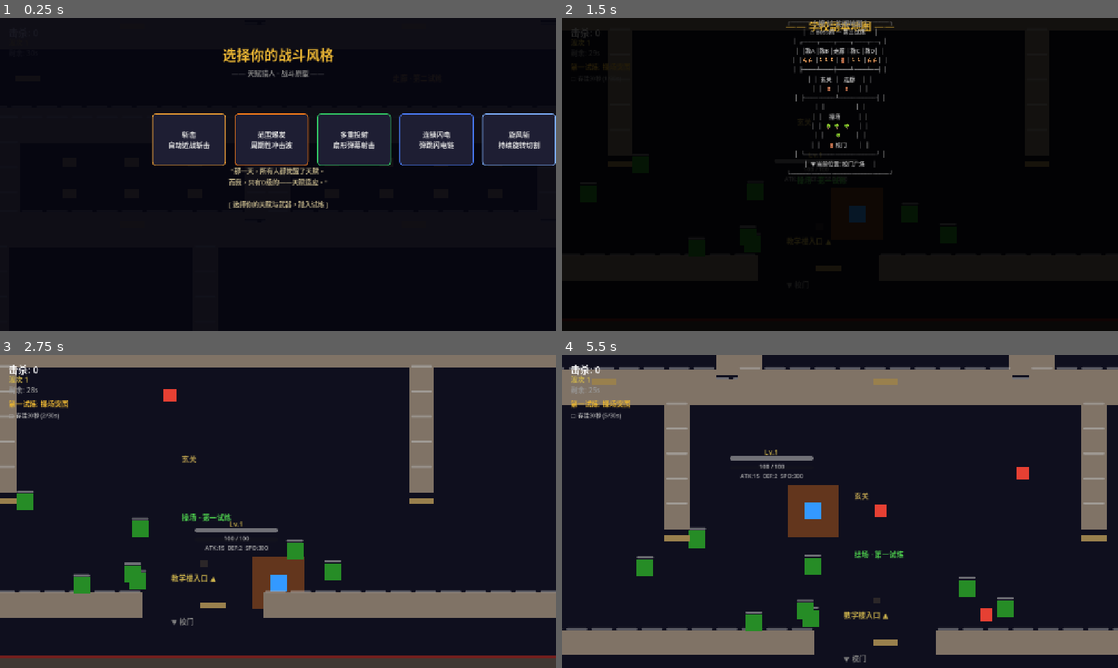
Above: before the commit, frames 1-4 (two rows, left to right).
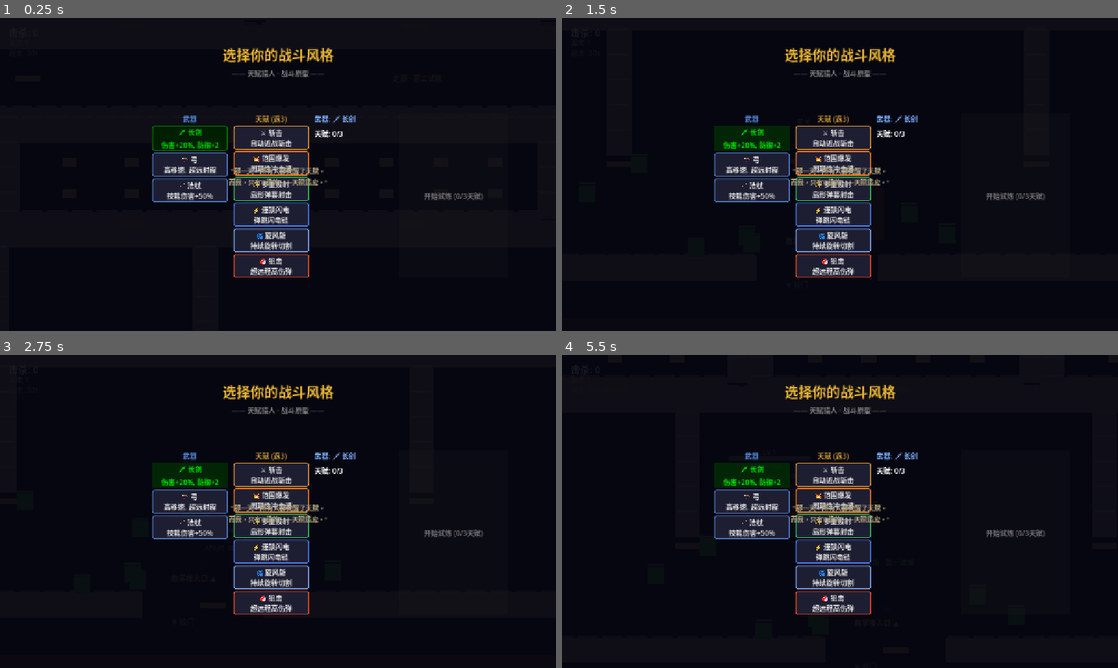
Above: after the commit, the same moments.

Repository: HenruiC/Starforge
Game: Godot game, scene res://scenes/main.tscn
The game is run twice, just before and just after one commit, with the same random seed, the same clock (stepped at 60 frames per second) and the same inputs.
Inputs (mouse positions are in pixels of both pictures, inside the frame that each line leads up to):
- Up to frame 1 (0.25 s): no input
- Up to frame 2 (1.5 s): click (751, 140) at 0.5 s, where only the run before the commit has a clickable "斩击 自动近战斩击"; tap Enter at 1.25 s; hold D (move_right) from 1.28 s (still down); tap M at 1.35 s
- Up to frame 3 (2.75 s): release D (move_right) at 2.03 s; hold S (move_down) from 2.03 s (still down); tap M at 2.1 s
- Up to frame 4 (5.5 s): release S (move_down) at 2.78 s; hold D (move_right) 2.78-3.53 s; tap M every 0.75 s from 2.85 to 5.1 s; hold W (move_up) 3.53-4.28 s; hold A (move_left) from 4.28 s (still down)

The runs differ from the first frame. In frame 1, 16% of the frame differs, in the area x 27-100%, y 30-83%; in frame 2, 12%; in frame 3, 26%; in frame 4, 31%, in the area x 0-100%, y 0-99%.

Commit message:
fix: 全量重写game_manager — 三栏选择界面 + sel_talents正确填充
根因: 编辑器回退代码导致_show_char_select用旧版(无选择逻辑)
→ sel_talents始终为空 → init_skills([]) → 0技能 → 无法攻击

修复: 完整重写文件
- 三栏布局: 武器(左) | 天赋池(中) | 预览(右)
- 点击天赋绿色高亮+右侧实时预览
- 选满3天赋后确认按钮激活
- sel_talents.duplicate()传入避免引用问题

Co-Authored-By: Claude Opus 4.7 <noreply@anthropic.com>

Diff:
--- a/scripts/game_manager.gd
+++ b/scripts/game_manager.gd
@@ -1,26 +1,21 @@
 class_name GameManager
 extends Node2D
 
-# 预加载依赖，确保编译顺序
 const _MissionManagerScript = preload("res://scripts/mission_manager.gd")
 
-# === 生成 ===
 @export var spawn_margin: float = 80.0
 @export var base_spawn_interval: float = 1.5
 @export var enemies_per_spawn: int = 2
 @export var wave_duration: float = 30.0
 @export var elite_interval: int = 3
 
-# === 场景 ===
 var _enemy_scene: PackedScene = preload("res://scenes/enemy.tscn")
 
-# === 节点 ===
 @onready var player: CharacterBody2D = $Player
 @onready var spawn_timer: Timer = $SpawnTimer
 @onready var wave_timer: Timer = $WaveTimer
 @onready var enemies: Node2D = $Enemies
 
-# HUD
 @onready var kill_label: Label = $"../HUDLayer/HUD/KillCount"
 @onready var wave_label: Label = $"../HUDLayer/HUD/WaveLabel"
 @onready var timer_label: Label = $"../HUDLayer/HUD/TimerLabel"
@@ -33,7 +28,6 @@
 @onready var mission_title_label: Label = $"../HUDLayer/HUD/MissionTitle"
 @onready var mission_objectives_label: Label = $"../HUDLayer/HUD/MissionObjectives"
 
-# === 状态 ===
 var _kill_count: int = 0
 var _current_wave: int = 1
 var _wave_elapsed: float = 0.0
@@ -44,7 +38,7 @@
 var _difficulty_scale: float = 1.3
 var _mission_manager: Node = null
 
-# 角色选择状态
+# 选择状态
 var sel_wp: String = "sword"
 var sel_talents: Array = []
 var talent_btns: Dictionary = {}
@@ -56,15 +50,12 @@
 	_screen_size = get_viewport().get_visible_rect().size
 	game_over_panel.visible = false
 	level_up_panel.visible = false
-
 	EventBus.enemy_killed.connect(_on_enemy_killed)
 	EventBus.player_died.connect(_on_player_died)
-
 	if player.has_signal("level_up_available"):
 		player.level_up_available.connect(_on_level_up_available)
 	if player.has_signal("preset_chosen"):
 		player.preset_chosen.connect(_on_game_start)
-
 	_show_char_select()
 
 func _show_char_select() -> void:
@@ -72,105 +63,154 @@
 	_is_paused = true
 	$"../HUDLayer".process_mode = Node.PROCESS_MODE_ALWAYS
 
-	# 小岛: 开场叙事 (动态创建)
 	var narrative := Label.new()
-	narrative.name = "Narrative"
-	narrative.text = "\"那一天，所有人都觉醒了天赋。\n而我，只有D级的——天赋适应。\"\n\n[ 选择你的天赋与武器，踏入试炼 ]"
+	narrative.text = "\"那一天，所有人都觉醒了天赋。\n而我，只有D级的——天赋适应。\""
 	narrative.horizontal_alignment = HORIZONTAL_ALIGNMENT_CENTER
 	narrative.add_theme_font_size_override("font_size", 15)
 	narrative.add_theme_color_override("font_color", Color(0.7, 0.65, 0.5, 1.0))
 	narrative.anchor_left = 0.5; narrative.anchor_right = 0.5
 	narrative.offset_left = -300; narrative.offset_top = 340
-	narrative.offset_right = 300; narrative.offset_bottom = 440
+	narrative.offset_right = 300; narrative.offset_bottom = 380
 	$"../HUDLayer/CharSelect".add_child(narrative)
 
 	for child in char_select_buttons.get_children():
 		child.queue_free()
 
-	var talent_pool := SkillManager.TALENT_POOL
-	for key in talent_pool:
-		var data: Dictionary = talent_pool[key]
-		var btn := Button.new()
-		btn.text = "%s\n%s" % [data["name"], data["desc"]]
-		btn.custom_minimum_size = Vector2(170, 100)
-		var c: Color = data["color"]
-		btn.pressed.connect(func(): _try_start_fix(key))
-
-		var s := _make_button_style(c)
-		btn.add_theme_stylebox_override("normal", s)
-		var h := s.duplicate() as StyleBoxFlat
-		h.bg_color = c.darkened(0.3)
-		h.border_color = c.lightened(0.3)
-		btn.add_theme_stylebox_override("hover", h)
-		char_select_buttons.add_child(btn)
-
-func _make_button_style(c: Color) -> StyleBoxFlat:
+	sel_wp = "sword"
+	sel_talents.clear()
+	talent_btns.clear()
+
+	var root := HBoxContainer.new()
+	root.add_theme_constant_override("separation", 12)
+	root.alignment = BoxContainer.ALIGNMENT_CENTER
+	char_select_buttons.add_child(root)
+
+	# 左: 武器
+	var wp_vbox := _mk_zone("武器", Color(0.3, 0.5, 0.8, 1.0))
+	root.add_child(wp_vbox)
+	for key in SkillManager.WEAPON_POOL:
+		var d: Dictionary = SkillManager.WEAPON_POOL[key]
+		var b := _mk_btn(d["icon"] + " " + d["name"], d["desc"], Color(0.3, 0.5, 0.8, 1.0))
+		b.pressed.connect(func(): sel_wp = key; _refresh_preview())
+		wp_vbox.add_child(b)
+		if key == "sword": b.modulate = Color.GREEN
+
+	# 中: 天赋池
+	var tp_vbox := _mk_zone("天赋 (选3)", Color(0.8, 0.6, 0.2, 1.0))
+	root.add_child(tp_vbox)
+	for key in SkillManager.TALENT_POOL:
+		var d: Dictionary = SkillManager.TALENT_POOL[key]
+		var b := _mk_btn(d["icon"] + " " + d["name"], d["desc"], d["color"])
+		b.pressed.connect(func(): _toggle_talent(key, b))
+		talent_btns[key] = b
+		tp_vbox.add_child(b)
+
+	# 右: 预览
+	preview_vbox = _mk_zone("已选", Color(0.3, 0.8, 0.3, 1.0))
+	root.add_child(preview_vbox)
+
+	confirm_btn = Button.new()
+	confirm_btn.text = "开始试炼 (需选3天赋)"
+	confirm_btn.custom_minimum_size = Vector2(250, 45)
+	confirm_btn.pressed.connect(_try_start)
+	char_select_buttons.add_child(confirm_btn)
+	_refresh_preview()
+
+func _mk_zone(title: String, color: Color) -> VBoxContainer:
+	var vb := VBoxContainer.new()
+	vb.add_theme_constant_override("separation", 4)
+	vb.custom_minimum_size = Vector2(175, 0)
+	var l := Label.new(); l.text = title
+	l.add_theme_color_override("font_color", color)
+	l.horizontal_alignment = HORIZONTAL_ALIGNMENT_CENTER
+	vb.add_child(l)
+	return vb
+
+func _mk_btn(title: String, desc: String, color: Color) -> Button:
+	var b := Button.new()
+	b.text = "%s\n%s" % [title, desc]
+	b.custom_minimum_size = Vector2(170, 55)
+	var s := _mk_style(color); b.add_theme_stylebox_override("normal", s)
+	return b
+
+func _mk_style(c: Color) -> StyleBoxFlat:
 	var s := StyleBoxFlat.new()
 	s.bg_color = Color(0.12, 0.12, 0.2, 1.0)
 	s.border_width_left = 2; s.border_width_right = 2
 	s.border_width_top = 2; s.border_width_bottom = 2
 	s.border_color = c
-	s.corner_radius_top_left = 8; s.corner_radius_top_right = 8
-	s.corner_radius_bottom_left = 8; s.corner_radius_bottom_right = 8
+	s.corner_radius_top_left = 6; s.corner_radius_top_right = 6
+	s.corner_radius_bottom_left = 6; s.corner_radius_bottom_right = 6
 	return s
 
-func _try_start_fix(_k: String) -> void:
-	# 临时: 选3个相同的天赋+默认武器
+func _toggle_talent(key: String, btn: Button) -> void:
+	if key in sel_talents:
+		sel_talents.erase(key); btn.modulate = Color.WHITE
+	else:
+		if sel_talents.size() >= 3: return
+		sel_talents.append(key); btn.modulate = Color.GREEN
+	_refresh_preview()
+
+func _refresh_preview() -> void:
+	if preview_vbox == null: return
+	for child in preview_vbox.get_children():
+		if child is Label and child.text != "": child.queue_free()
+	var wp: Dictionary = SkillManager.WEAPON_POOL[sel_wp]
+	var wl := Label.new(); wl.text = "武器: %s %s" % [wp["icon"], wp["name"]]
+	wl.add_theme_color_override("font_color", Color(0.5, 0.7, 1.0, 1.0))
+	preview_vbox.add_child(wl)
+	var tl := Label.new(); tl.text = "天赋: %d/3" % sel_talents.size()
+	preview_vbox.add_child(tl)
+	for tid in sel_talents:
+		var td: Dictionary = SkillManager.TALENT_POOL[tid]
+		var l := Label.new(); l.text = "  %s %s" % [td["icon"], td["name"]]
+		l.add_theme_color_override("font_color", td["color"])
+		preview_vbox.add_child(l)
+	if confirm_btn:
+		confirm_btn.text = "开始试炼 (%d/3天赋)" % sel_talents.size()
+		confirm_btn.disabled = sel_talents.size() != 3
+
+func _try_start() -> void:
+	if sel_talents.size() != 3: return
 	char_select_panel.visible = false
 	$"../HUDLayer".process_mode = Node.PROCESS_MODE_INHERIT
 	_is_paused = false
-	player.init_skills(sel_talents, sel_wp)
+	player.init_skills(sel_talents.duplicate(), sel_wp)
 
 func _on_game_start(_preset: String) -> void:
 	_game_started = true
-
-	# 初始化任务系统
 	_mission_manager = _MissionManagerScript.new()
 	_mission_manager.init()
 	_mission_manager.stage_cleared.connect(_on_stage_cleared)
 	_mission_manager.boss_spawned.connect(_on_boss_spawn)
 	add_child(_mission_manager)
 	_update_mission_hud()
-
-	spawn_timer.wait_time = base_spawn_interval
-	spawn_timer.start()
-	wave_timer.wait_time = wave_duration
-	wave_timer.start()
+	spawn_timer.wait_time = base_spawn_interval; spawn_timer.start()
+	wave_timer.wait_time = wave_duration; wave_timer.start()
 	_update_ui()
 
 func _process(delta: float) -> void:
-	if _is_game_over or _is_paused or not _game_started:
-		return
+	if _is_game_over or _is_paused or not _game_started: return
 	_wave_elapsed += delta
 	timer_label.text = "剩余: %.0fs" % maxf(wave_duration - _wave_elapsed, 0.0)
-
-	# 任务计时器
 	if _mission_manager:
 		_mission_manager.notify_timer(delta)
 		_update_mission_hud()
 
 func _on_spawn_timer_timeout() -> void:
-	if _is_game_over or not _game_started:
-		return
-
+	if _is_game_over or not _game_started: return
 	var count := enemies_per_spawn + int(_current_wave * 0.5)
 	var is_elite_wave := (_current_wave % elite_interval == 0)
-
-	for i in count:
-		_spawn_enemy(i == 0 and is_elite_wave)
-
+	for i in count: _spawn_enemy(i == 0 and is_elite_wave)
 	if _current_wave >= 2:
-		for i in max(int(float(_current_wave) / 3.0), 1):
-			_spawn_ranged_enemy()
+		for i in max(int(float(_current_wave) / 3.0), 1): _spawn_ranged_enemy()
 
 func _spawn_enemy(as_elite: bool = false) -> void:
 	var e: CharacterBody2D = _enemy_scene.instantiate()
 	e.global_position = _random_spawn_position()
 	var m: float = 1.0 + (_current_wave - 1) * 0.2
-
 	if as_elite:
-		e.is_elite = true
-		e.max_health = int(30 * m * 3)
+		e.is_elite = true; e.max_health = int(30 * m * 3)
 		e.move_speed = 120 + _current_wave * 8
 		e.contact_damage = int(10 * m * 2)
 		e.score_value = 5; e.xp_value = 40
@@ -184,45 +224,36 @@
 	var e: CharacterBody2D = _enemy_scene.instantiate()
 	e.global_position = _random_spawn_position()
 	var m: float = 1.0 + (_current_wave - 1) * 0.2
-	e.is_ranged = true
-	e.max_health = int(25 * m)
+	e.is_ranged = true; e.max_health = int(25 * m)
 	e.move_speed = 100 + _current_wave * 4
 	e.score_value = 2; e.xp_value = 20
 	e.ranged_damage = int(10 * m)
 	e.ranged_cooldown = maxf(2.5 - _current_wave * 0.1, 0.8)
-
 	var sp: ColorRect = e.get_node("Sprite")
-	if sp: sp.color = Color(0.2, 0.8, 0.3)
+	if sp: sp.color = Color(0.2, 0.8, 0.3, 1.0)
 	enemies.add_child(e)
 
 func _random_spawn_position() -> Vector2:
-	# 以玩家为中心，在屏幕外生成
-	var cam_pos := Vector2(1600, 1200)  # 默认地图中心
-	if player:
-		cam_pos = player.global_position
-	var view_w := 1280.0 / 1.2  # 视口/缩放
-	var view_h := 720.0 / 1.2
-
+	var cam_pos := Vector2(1600, 1200)
+	if player: cam_pos = player.global_position
+	var vw := 1280.0 / 1.2; var vh := 720.0 / 1.2
 	var side := randi() % 4
 	match side:
-		0: return Vector2(randf_range(cam_pos.x - view_w/2, cam_pos.x + view_w/2), cam_pos.y - view_h/2 - spawn_margin)
-		1: return Vector2(randf_range(cam_pos.x - view_w/2, cam_pos.x + view_w/2), cam_pos.y + view_h/2 + spawn_margin)
-		2: return Vector2(cam_pos.x - view_w/2 - spawn_margin, randf_range(cam_pos.y - view_h/2, cam_pos.y + view_h/2))
-		_: return Vector2(cam_pos.x + view_w/2 + spawn_margin, randf_range(cam_pos.y - view_h/2, cam_pos.y + view_h/2))
+		0: return Vector2(randf_range(cam_pos.x - vw / 2, cam_pos.x + vw / 2), cam_pos.y - vh / 2 - spawn_margin)
+		1: return Vector2(randf_range(cam_pos.x - vw / 2, cam_pos.x + vw / 2), cam_pos.y + vh / 2 + spawn_margin)
+		2: return Vector2(cam_pos.x - vw / 2 - spawn_margin, randf_range(cam_pos.y - vh / 2, cam_pos.y + vh / 2))
+		_: return Vector2(cam_pos.x + vw / 2 + spawn_margin, randf_range(cam_pos.y - vh / 2, cam_pos.y + vh / 2))
 
 func _on_enemy_killed(_pos: Vector2, score: int) -> void:
 	if score > 0:
 		_kill_count += score
 		if player.has_method("gain_exp"):
 			player.gain_exp(15 if score == 1 else (40 if score == 5 else score * 8))
-		if _mission_manager:
-			_mission_manager.notify_kill()
-	_update_ui()
-	_update_mission_hud()
+		if _mission_manager: _mission_manager.notify_kill()
+	_update_ui(); _update_mission_hud()
 
 func _on_player_died() -> void:
-	_is_game_over = true
-	spawn_timer.stop(); wave_timer.stop()
+	_is_game_over = true; spawn_timer.stop(); wave_timer.stop()
 	game_over_panel.visible = true
 	final_score_label.text = "击杀: %d\n波次: %d\nLv: %d" % [_kill_count, _current_wave, player.level]
 
@@ -230,10 +261,8 @@
 	_current_wave += 1; _wave_elapsed = 0.0
 	spawn_timer.wait_time = maxf(base_spawn_interval / pow(_difficulty_scale, _current_wave - 1), 0.3)
 	enemies_per_spawn += 1
-	EventBus.wave_changed.emit(_current_wave)
-	_update_ui()
-
-# === 升级 ===
+	EventBus.wave_changed.emit(_current_wave); _update_ui()
+
 func _on_level_up_available(_count: int) -> void:
 	_show_upgrade_panel()
 
@@ -241,25 +270,19 @@
 	_is_paused = true; get_tree().paused = true
 	$"../HUDLayer".process_mode = Node.PROCESS_MODE_ALWAYS
 	level_up_panel.visible = true
-
-	for child in upgrade_buttons.get_children():
-		child.queue_free()
-
+	for child in upgrade_buttons.get_children(): child.queue_free()
 	var pool: Array = player.skill_manager.get_upgrade_pool()
-	pool.shuffle()
-	var n: int = mini(pool.size(), 3)
-
+	pool.shuffle(); var n: int = mini(pool.size(), 3)
 	for i in n:
 		var opt: Dictionary = pool[i]
 		var btn := Button.new()
 		btn.text = "%s %s\n%s" % [opt.icon, opt.name, opt.desc]
 		btn.custom_minimum_size = Vector2(180, 80)
 		btn.pressed.connect(func(): _on_upgrade_chosen(opt.id))
-
-		var s := _make_button_style(Color(0.5, 0.4, 0.1))
+		var s := _mk_style(Color(0.5, 0.4, 0.1, 1.0))
 		btn.add_theme_stylebox_override("normal", s)
 		var h := s.duplicate() as StyleBoxFlat
-		h.bg_color = Color(0.25, 0.25, 0.35); h.border_color = Color(0.8, 0.6, 0.1)
+		h.bg_color = Color(0.25, 0.25, 0.35, 1.0); h.border_color = Color(0.8, 0.6, 0.1, 1.0)
 		btn.add_theme_stylebox_override("hover", h)
 		upgrade_buttons.add_child(btn)
 
@@ -268,36 +291,27 @@
 	level_up_panel.visible = false
 	$"../HUDLayer".process_mode = Node.PROCESS_MODE_INHERIT
 	_is_paused = false; get_tree().paused = false
-
 	if player._pending_level_ups > 0:
 		await get_tree().create_timer(0.2).timeout
 		_show_upgrade_panel()
 
+func _on_stage_cleared(_stage: int) -> void:
+	CombatFeedback.screen_shake(8.0); CombatFeedback.big_hit_stop()
+
+func _on_boss_spawn(_boss_name: String) -> void:
+	var e: CharacterBody2D = _enemy_scene.instantiate()
+	e.global_position = Vector2(1600, 1800)
+	e.is_boss = true; e.max_health = 500; e.move_speed = 60
+	e.contact_damage = 25; e.score_value = 10; e.xp_value = 100
+	e.ranged_damage = 20; e.ranged_cooldown = 3.0; e.is_ranged = true
+	enemies.add_child(e)
+
+func notify_desk() -> void:
+	if _mission_manager: _mission_manager.notify_desk()
+
 func _update_ui() -> void:
 	kill_label.text = "击杀: %d" % _kill_count
 	wave_label.text = "波次 %d" % _current_wave
-
-func _on_stage_cleared(_stage: int) -> void:
-	# 阶段完成奖励
-	CombatFeedback.screen_shake(8.0)
-	CombatFeedback.big_hit_stop()
-
-func _on_boss_spawn(_boss_name: String) -> void:
-	var e: CharacterBody2D = _enemy_scene.instantiate()
-	e.global_position = Vector2(1600, 1800)  # 操场中央
-	e.is_boss = true
-	e.max_health = 500
-	e.move_speed = 60
-	e.contact_damage = 25
-	e.score_value = 10; e.xp_value = 100
-	e.ranged_damage = 20; e.ranged_cooldown = 3.0
-	e.is_ranged = true  # Boss也会远程攻击
-	enemies.add_child(e)
-	EventBus.wave_changed.emit(-1)  # Boss信号
-
-func notify_desk_destroyed() -> void:
-	if _mission_manager:
-		_mission_manager.notify_desk()
 
 func _update_mission_hud() -> void:
 	if _mission_manager == null: return
@@ -317,10 +331,7 @@
 
 func _input(event: InputEvent) -> void:
 	if _is_game_over and event.is_action_pressed("move_up"):
-		get_tree().paused = false
-		get_tree().reload_current_scene()
-
-	# M键地图
+		get_tree().paused = false; get_tree().reload_current_scene()
 	if event is InputEventKey and event.keycode == KEY_M and event.pressed and _game_started:
-		var map_panel: Control = $"../HUDLayer/MapPanel"
-		map_panel.visible = not map_panel.visible
+		var mp: Control = $"../HUDLayer/MapPanel"
+		mp.visible = not mp.visible
